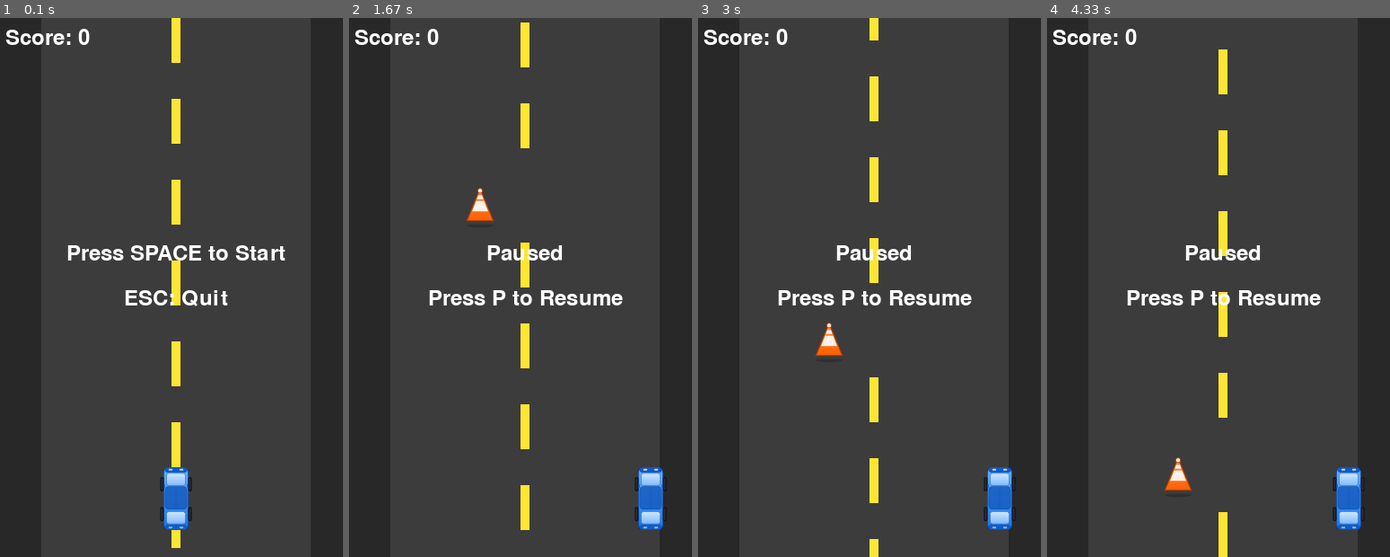
Above: before the commit, frames 1-4 (left to right).
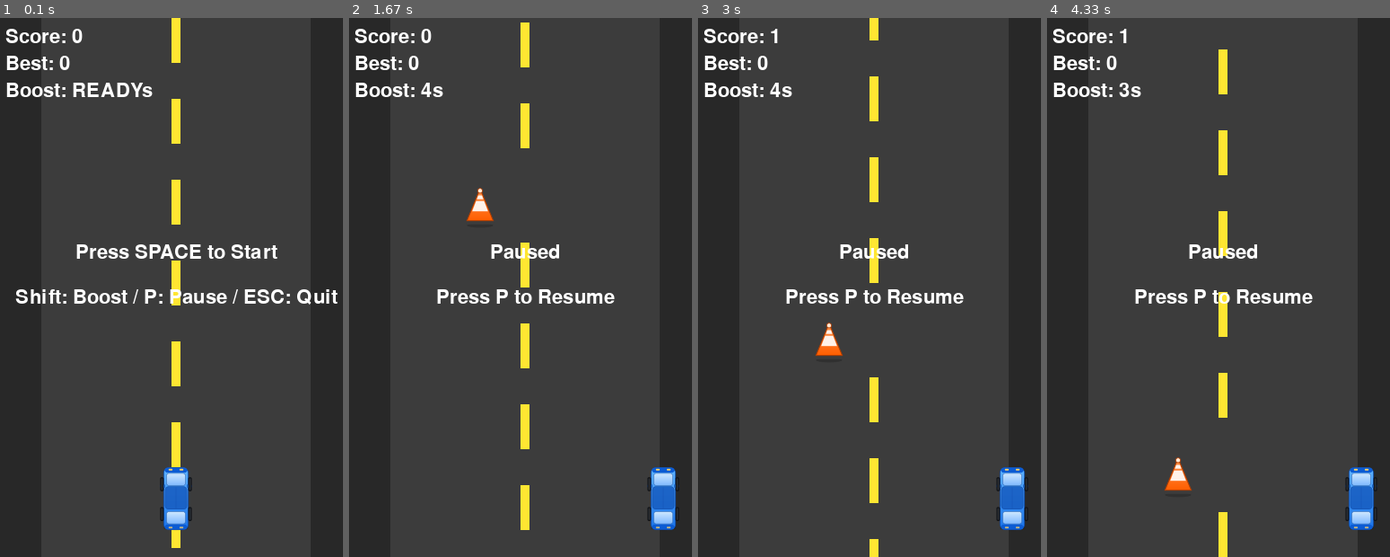
Above: after the commit, the same moments.

Repository: edumgt/pygame
Game: pygame game, started from car_race.py
Same seed, same stepped clock (60 frames per second), same inputs: the game is played once before the commit and once after it.
Inputs:
- Up to frame 1 (0.1 s): no input
- Up to frame 2 (1.67 s): tap Space at 0.33, 0.73, 1.03, 1.23, 1.53 s; hold Shift 0.67-1.13 s; hold Right 0.67-1.13 s; hold P 1.17-1.63 s; hold Right 1.17-1.63 s
- Up to frame 3 (3 s): hold P 1.67-2.13 s; tap Space at 1.73, 2.03, 2.23, 2.53 s; hold P 2.17-2.63 s; hold Right 2.17-2.63 s; tap Shift at 2.32 s
- Up to frame 4 (4.33 s): hold P 3.17-3.63 s; tap Space at 3.23, 3.53 s; tap P at 3.67 s

The runs differ from the first frame. In frame 1, 3.6% of the frame differs, in the area x 1-99%, y 2-54%; in frame 2, 3.3%; in frame 3, 3.3%; in frame 4, 3.3%.

Commit message:
고도화: 부스트/실드/최고점수 저장 및 README 실행 매뉴얼 보강

Diff:
--- a/config.py
+++ b/config.py
@@ -14,10 +14,26 @@
 @dataclass(frozen=True)
 class BalanceConfig:
     car_speed: int = 5
+    boost_speed: int = 11
+    boost_duration_frames: int = 45
+    boost_cooldown_frames: int = 240
     initial_obstacle_speed: float = 5.0
     obstacle_speed_increase: float = 0.2
     initial_line_speed: float = 5.0
     line_speed_increase: float = 0.05
+    score_tick_frames: int = 60
+
+
+@dataclass(frozen=True)
+class ItemConfig:
+    shield_spawn_interval_frames: int = 360
+    shield_fall_speed: float = 4.0
+    shield_size: tuple[int, int] = (28, 28)
+
+
+@dataclass(frozen=True)
+class SaveConfig:
+    highscore_file: str = "highscore.json"
 
 
 @dataclass(frozen=True)
@@ -30,6 +46,8 @@
 
 DISPLAY = DisplayConfig()
 BALANCE = BalanceConfig()
+ITEMS = ItemConfig()
+SAVE = SaveConfig()
 ASSETS = AssetConfig()
 
 WHITE = (255, 255, 255)
--- a/core/game.py
+++ b/core/game.py
@@ -1,18 +1,18 @@
 import random
 import sys
-from enum import Enum, auto
 
 import pygame
 
-from config import ASSETS, BALANCE, DISPLAY, GRAY, RED, ROAD_EDGE, WHITE, YELLOW
+from config import ASSETS, BALANCE, DISPLAY, GRAY, ITEMS, RED, ROAD_EDGE, SAVE, WHITE, YELLOW
 from systems.resource_loader import ResourceLoader
-
-
-class SceneState(Enum):
-    START = auto()
-    PLAYING = auto()
-    PAUSED = auto()
-    GAME_OVER = auto()
+from systems.save_system import SaveSystem
+
+
+class SceneState:
+    START = "start"
+    PLAYING = "playing"
+    PAUSED = "paused"
+    GAME_OVER = "game_over"
 
 
 class CarRaceGame:
@@ -23,9 +23,12 @@
         self.screen = pygame.display.set_mode((DISPLAY.width, DISPLAY.height))
         pygame.display.set_caption(DISPLAY.title)
         self.clock = pygame.time.Clock()
-        self.font = pygame.font.SysFont(None, 36)
+        self.font = pygame.font.SysFont(None, 32)
 
         self.loader = ResourceLoader()
+        self.save_system = SaveSystem(SAVE.highscore_file)
+        self.high_score = self.save_system.load_highscore()
+
         self.car_img = self.loader.load_image(ASSETS.car_image, (50, 90), (30, 180, 255))
         self.obs_img = self.loader.load_image(ASSETS.obstacle_image, (50, 80), (220, 100, 20))
         self.crash_sound = self.loader.load_sound(ASSETS.crash_sfx, volume=0.8)
@@ -38,15 +41,22 @@
     def reset_round(self):
         self.car_x = DISPLAY.width // 2 - 25
         self.car_y = DISPLAY.height - 110
-        self.car_speed = BALANCE.car_speed
 
         self.obs_x = random.randint(80, DISPLAY.width - 130)
         self.obs_y = -80
         self.obs_speed = BALANCE.initial_obstacle_speed
 
         self.score = 0
+        self.frame_counter = 0
         self.line_speed = BALANCE.initial_line_speed
         self.lines = [pygame.Rect(DISPLAY.width // 2 - 5, i, 10, 50) for i in range(0, DISPLAY.height, 90)]
+
+        self.shield_active = False
+        self.shield_item = None
+        self.next_shield_spawn = ITEMS.shield_spawn_interval_frames
+
+        self.boost_timer = 0
+        self.boost_cooldown = 0
 
     def start_bgm(self):
         if self.has_bgm:
@@ -76,6 +86,9 @@
         elif self.state == SceneState.PLAYING:
             if key == pygame.K_p:
                 self.state = SceneState.PAUSED
+            elif key == pygame.K_LSHIFT and self.boost_cooldown == 0:
+                self.boost_timer = BALANCE.boost_duration_frames
+                self.boost_cooldown = BALANCE.boost_cooldown_frames
             elif key == pygame.K_ESCAPE:
                 self.running = False
 
@@ -94,12 +107,29 @@
                 self.running = False
 
     def update_playing(self):
+        self.frame_counter += 1
         keys = pygame.key.get_pressed()
+
+        current_speed = BALANCE.boost_speed if self.boost_timer > 0 else BALANCE.car_speed
         if keys[pygame.K_LEFT] and self.car_x > 50:
-            self.car_x -= self.car_speed
+            self.car_x -= current_speed
         if keys[pygame.K_RIGHT] and self.car_x < DISPLAY.width - 80:
-            self.car_x += self.car_speed
-
+            self.car_x += current_speed
+
+        if self.boost_timer > 0:
+            self.boost_timer -= 1
+        if self.boost_cooldown > 0:
+            self.boost_cooldown -= 1
+
+        self.update_obstacle()
+        self.update_shield_item()
+        self.handle_collisions()
+        self.move_lines()
+
+        if self.frame_counter % BALANCE.score_tick_frames == 0:
+            self.score += 1
+
+    def update_obstacle(self):
         self.obs_y += self.obs_speed
         if self.obs_y > DISPLAY.height:
             self.obs_y = -80
@@ -108,15 +138,40 @@
             self.obs_speed += BALANCE.obstacle_speed_increase
             self.line_speed += BALANCE.line_speed_increase
 
+    def update_shield_item(self):
+        if self.shield_item:
+            self.shield_item.y += ITEMS.shield_fall_speed
+            if self.shield_item.y > DISPLAY.height:
+                self.shield_item = None
+
+        if not self.shield_active and not self.shield_item:
+            self.next_shield_spawn -= 1
+            if self.next_shield_spawn <= 0:
+                x = random.randint(60, DISPLAY.width - 90)
+                w, h = ITEMS.shield_size
+                self.shield_item = pygame.Rect(x, -h, w, h)
+                self.next_shield_spawn = ITEMS.shield_spawn_interval_frames
+
+    def handle_collisions(self):
         car_rect = pygame.Rect(self.car_x, self.car_y, 50, 90)
         obs_rect = pygame.Rect(self.obs_x, self.obs_y, 50, 80)
+
+        if self.shield_item and car_rect.colliderect(self.shield_item):
+            self.shield_active = True
+            self.shield_item = None
+
         if car_rect.colliderect(obs_rect):
+            if self.shield_active:
+                self.shield_active = False
+                self.obs_y = -80
+                self.obs_x = random.randint(80, DISPLAY.width - 130)
+                return
+
             if self.crash_sound:
                 self.crash_sound.play()
             self.stop_bgm()
             self.state = SceneState.GAME_OVER
-
-        self.move_lines()
+            self.high_score = self.save_system.update_highscore(self.score)
 
     def move_lines(self):
         for line in self.lines:
@@ -131,9 +186,30 @@
         for line in self.lines:
             pygame.draw.rect(self.screen, YELLOW, line)
 
-    def draw_score(self):
-        text = self.font.render(f"Score: {self.score}", True, WHITE)
-        self.screen.blit(text, (10, 10))
+    def draw_hud(self):
+        score_text = self.font.render(f"Score: {self.score}", True, WHITE)
+        high_text = self.font.render(f"Best: {self.high_score}", True, WHITE)
+        boost_text = self.font.render(
+            f"Boost: {'READY' if self.boost_cooldown == 0 else self.boost_cooldown // DISPLAY.fps + 1}s",
+            True,
+            WHITE,
+        )
+
+        self.screen.blit(score_text, (10, 10))
+        self.screen.blit(high_text, (10, 40))
+        self.screen.blit(boost_text, (10, 70))
+
+        if self.shield_active:
+            shield_text = self.font.render("Shield: ON", True, (80, 220, 255))
+            self.screen.blit(shield_text, (DISPLAY.width - 150, 10))
+
+    def draw_items(self):
+        if self.shield_item:
+            pygame.draw.ellipse(self.screen, (80, 220, 255), self.shield_item)
+
+        if self.shield_active:
+            aura_rect = pygame.Rect(self.car_x - 5, self.car_y - 5, 60, 100)
+            pygame.draw.ellipse(self.screen, (80, 220, 255), aura_rect, 3)
 
     def draw_overlay_text(self, message: str, sub_message: str):
         text1 = self.font.render(message, True, RED if "Game Over" in message else WHITE)
@@ -143,12 +219,13 @@
 
     def render(self):
         self.draw_base_scene()
+        self.draw_items()
         self.screen.blit(self.car_img, (self.car_x, self.car_y))
         self.screen.blit(self.obs_img, (self.obs_x, self.obs_y))
-        self.draw_score()
+        self.draw_hud()
 
         if self.state == SceneState.START:
-            self.draw_overlay_text("Press SPACE to Start", "ESC: Quit")
+            self.draw_overlay_text("Press SPACE to Start", "Shift: Boost / P: Pause / ESC: Quit")
         elif self.state == SceneState.PAUSED:
             self.draw_overlay_text("Paused", "Press P to Resume")
         elif self.state == SceneState.GAME_OVER:
--- /dev/null
+++ b/systems/save_system.py
@@ -0,0 +1,33 @@
+"""최고 점수 저장/불러오기 시스템."""
+
+import json
+import os
+
+
+class SaveSystem:
+    def __init__(self, highscore_file: str):
+        self.highscore_file = highscore_file
+
+    def load_highscore(self) -> int:
+        if not os.path.exists(self.highscore_file):
+            return 0
+
+        try:
+            with open(self.highscore_file, "r", encoding="utf-8") as file:
+                data = json.load(file)
+                return int(data.get("highscore", 0))
+        except (OSError, ValueError, json.JSONDecodeError):
+            return 0
+
+    def update_highscore(self, score: int) -> int:
+        highscore = self.load_highscore()
+        if score <= highscore:
+            return highscore
+
+        try:
+            with open(self.highscore_file, "w", encoding="utf-8") as file:
+                json.dump({"highscore": score}, file)
+        except OSError:
+            return highscore
+
+        return score
Not shown, changed: Readme.md
